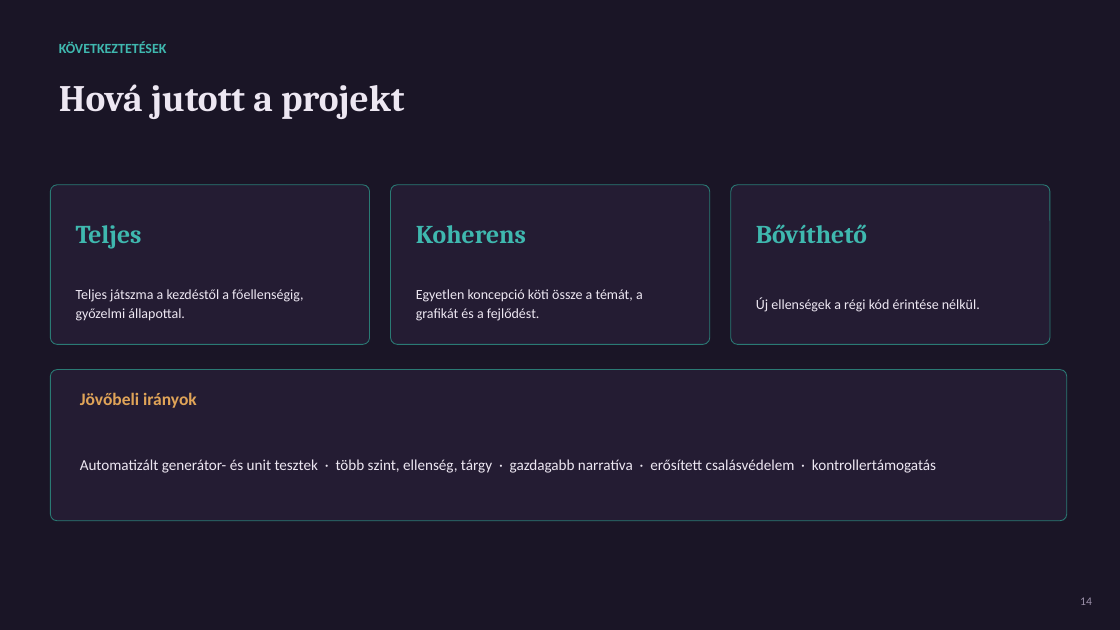
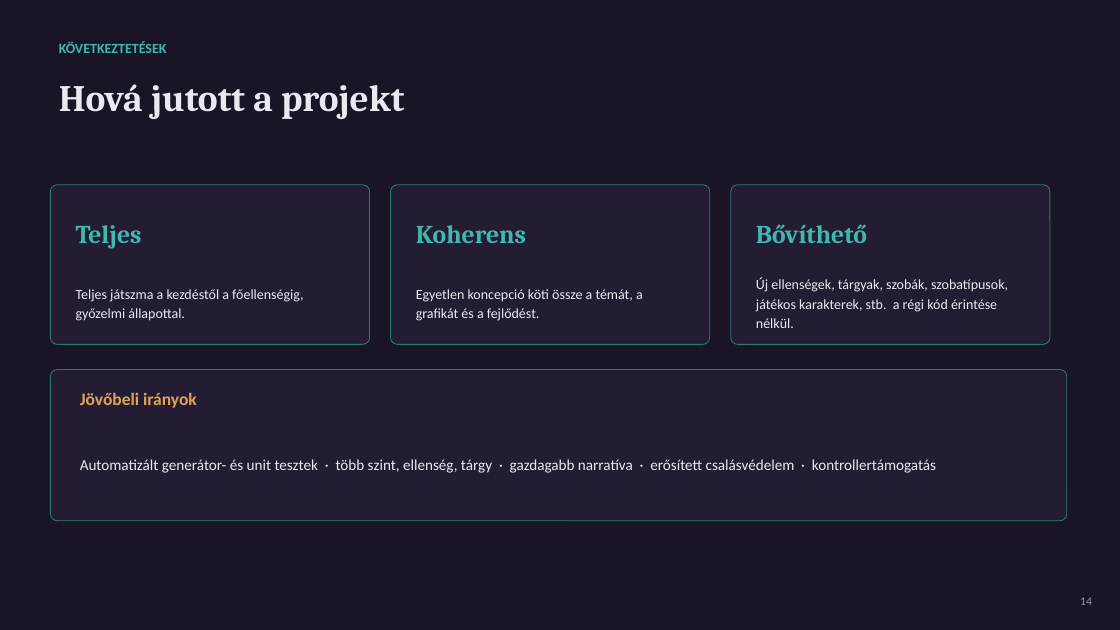
Before and after one commit to tamtass/Katagma, a slide deck: slide 13 of Presentation/prezentare_Lorincz_Tamas_HU.pptx. Drawn at 1120x630 pixels with LibreOffice and Linux fonts; fonts in the diff are those of the drawing. Boxes give left, top, right and bottom in pixels: in the first picture for what was removed or moved away, otherwise in the second. Text is boxed around its words. In the diff, an @@ line names an element or a change of style, - is before the commit and + after.

```diff
--- a/Presentation/prezentare_Lorincz_Tamas_HU.pptx
+++ b/Presentation/prezentare_Lorincz_Tamas_HU.pptx
@@ text at (756,278,1008,328): text changed @@
-Új ellenségek a régi kód érintése nélkül.
+Új ellenségek, tárgyak, szobák, szobatípusok, játékos karakterek, stb. a régi kód érintése nélkül.
```
Also in this commit, not shown: 2 other slides changed, 2 other files.
